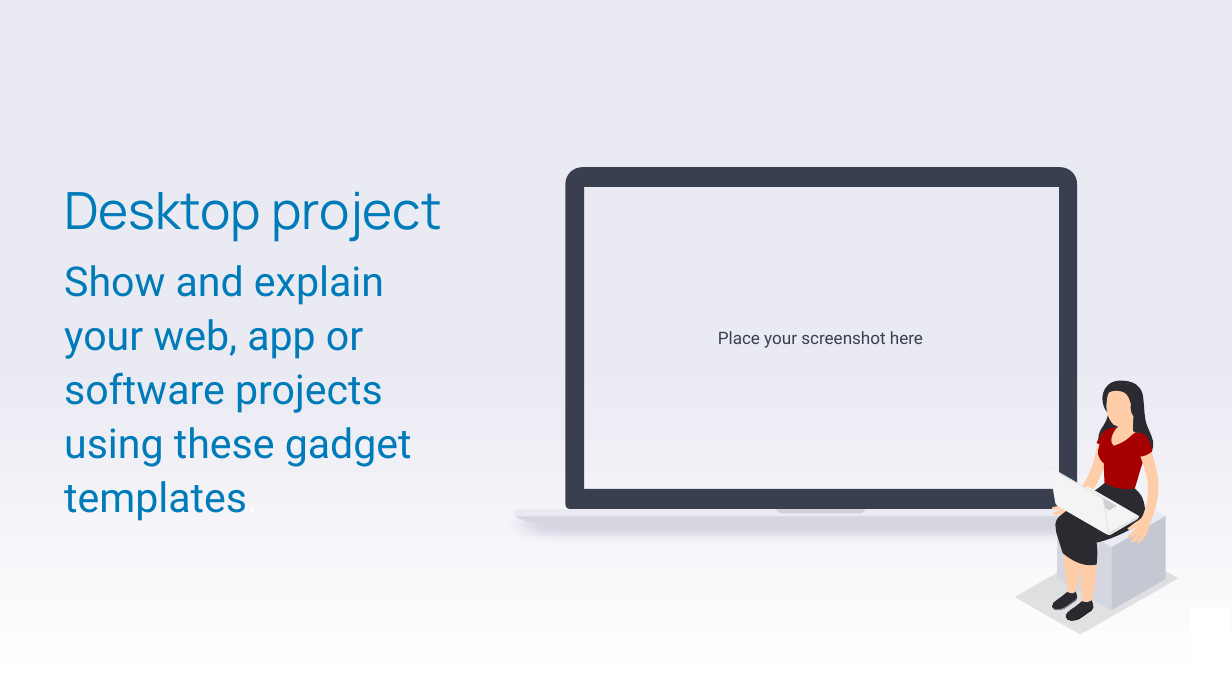
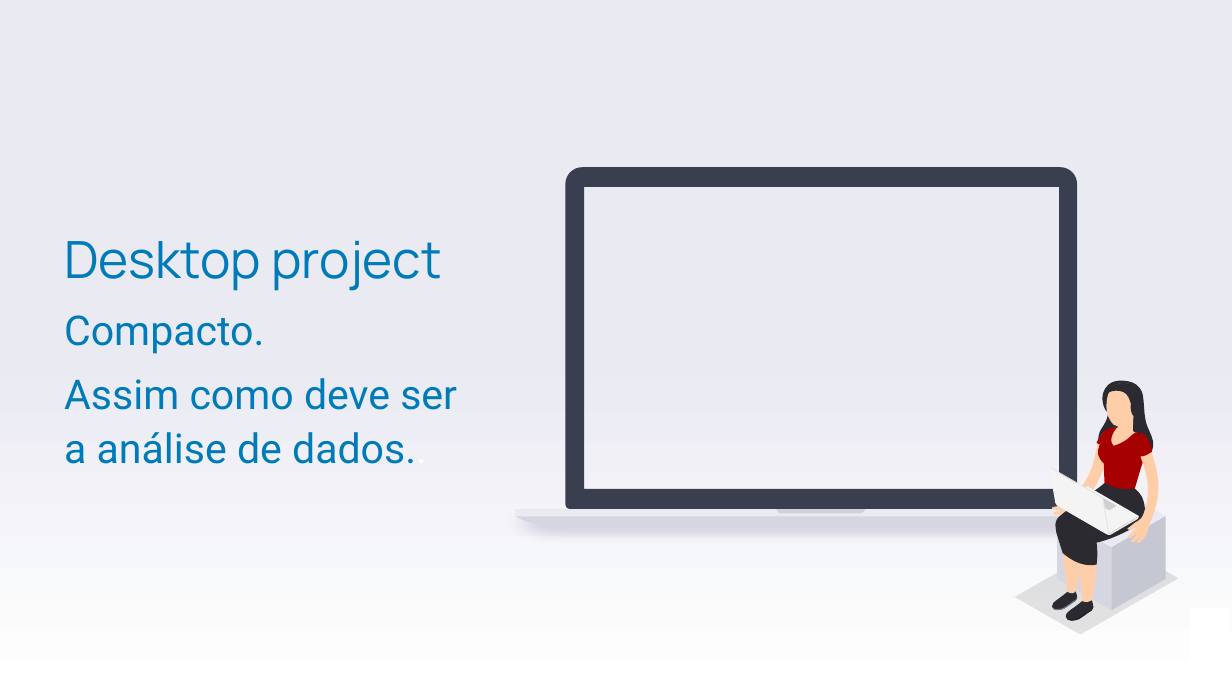
Before and after one commit to IagoeeeplabSoft/IES-Covid19, a slide deck: slide 4 of Links/Projeto.pptx. Drawn at 1232x693 pixels with LibreOffice and Linux fonts; fonts in the diff are those of the drawing. Boxes give left, top, right and bottom in pixels: in the first picture for what was removed or moved away, otherwise in the second. Text is boxed around its words. In the diff, an @@ line names an element or a change of style, - is before the commit and + after.

```diff
--- a/Links/Projeto.pptx
+++ b/Links/Projeto.pptx
@@ text at bbox=[64, 315, 457, 464]: text changed @@
-Show and explain your web, app or software projects using these gadget templates.
+Compacto.
+Assim como deve ser a análise de dados..
@@ text removed at bbox=[718, 331, 923, 348] @@
-Place your screenshot here
```
Also in this commit, not shown: 3 other slides changed, 1 slide added, 1 slide removed, 2 other files.
